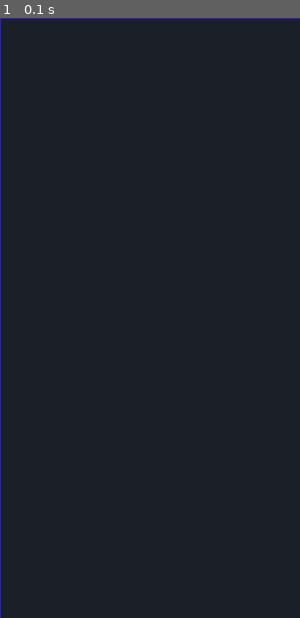
Above: before the commit, frame 1.
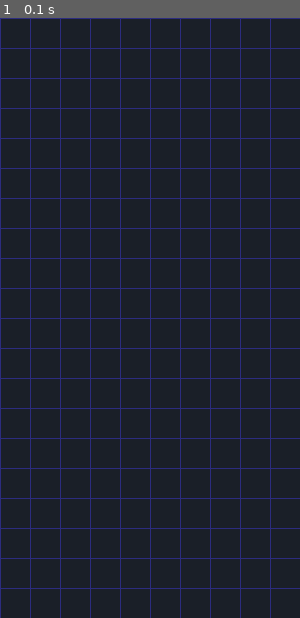
Above: after the commit, the same moment.

Repository: OleksandraMakarets/Tetris-game-pygame
Game: pygame game, started from run.py
The game is run twice, just before and just after one commit, with the same random seed, the same clock (stepped at 60 frames per second) and the same inputs.
Inputs:
- Up to frame 1 (0.1 s): no input

The runs differ from the first frame. In frame 1, 6.1% of the frame differs, in the area x 0-100%, y 0-100%.

Commit message:
Made the grid visible

Diff:
--- a/grid.py
+++ b/grid.py
@@ -31,5 +31,5 @@
         for row in range(self.num_rows):
             for column in range(self.num_cols):
                 cell_value = self.grid[row][column]
-                cell_rect = pygame.Rect(column*self.cell_size +1, row*self.cell_size +1, self.cell_size, self.cell_size)
+                cell_rect = pygame.Rect(column*self.cell_size +1, row*self.cell_size +1, self.cell_size -1, self.cell_size -1)
                 pygame.draw.rect(screen, self.colors[cell_value], cell_rect)
